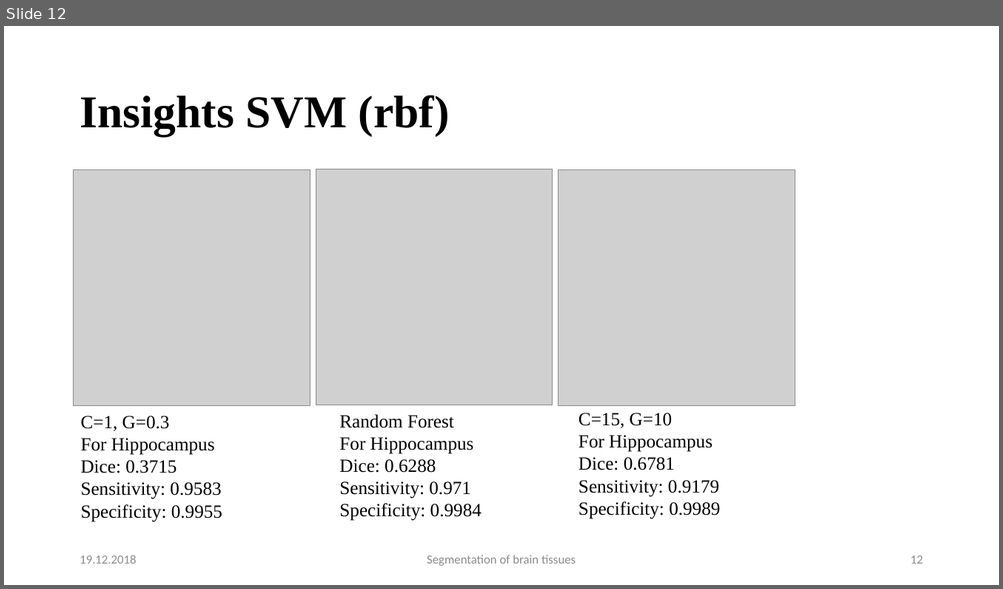
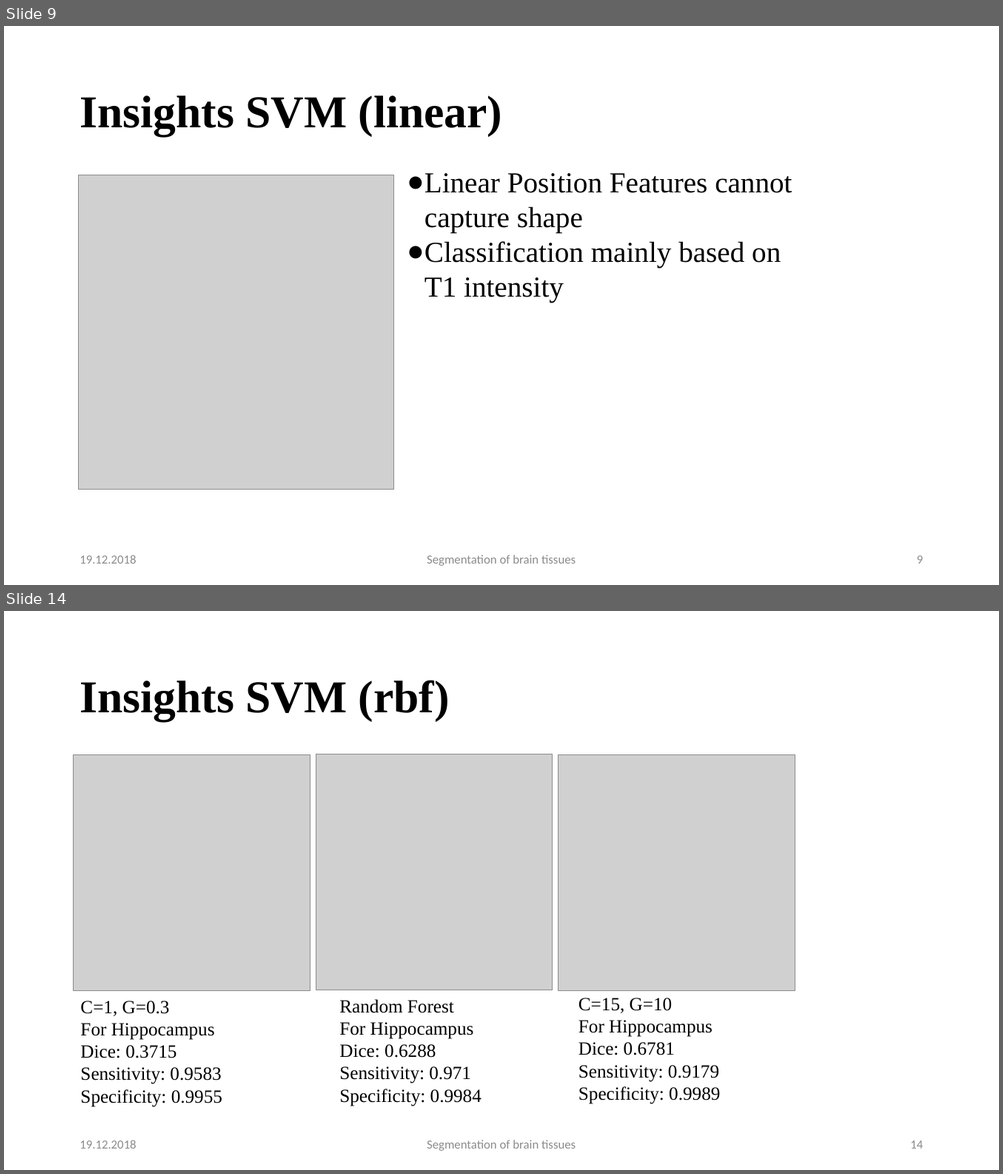
Before and after one commit to mhayoz/MIALab, a slide deck: Final Mialab.pptx. Shown one above the other, each under a label of ours: slide 12 before the commit, slides 9 and 14 after it; the slides between them are not shown. The pictures are 1003x589 and 1003x1174 pixels, drawn with LibreOffice and Linux fonts; fonts in the diff are those of the drawing; grey boxes stand for pictures; background and template pictures are left out. Boxes give left, top, right and bottom in pixels: in the first picture for what was removed or moved away, otherwise in the second. Text is boxed around its words. In the diff, an @@ line names an element or a change of style, - is before the commit and + after.

```diff
--- a/Final Mialab.pptx
+++ b/Final Mialab.pptx
@@ slide 9 added at <box>4,26,999,585</box>, background #FFFFFF @@
@@ text added at <box>79,96,503,136</box>, 44 pt, text #000000, bold @@
+Insights SVM (linear)
@@ picture added at <box>79,175,393,490</box> @@
@@ text added at <box>424,173,791,303</box>, 28 pt, text #000000 @@
+● Linear Position Features cannot capture shape
+● Classification mainly based on T1 intensity
@@ text added at <box>79,555,136,564</box>, 12 pt, text #8B8B8B @@
+19.12.2018
@@ text added at <box>427,555,575,566</box>, 12 pt, text #8B8B8B @@
+Segmentation of brain tissues
@@ page number added at <box>916,556,922,564</box>, 12 pt, text #8B8B8B @@
+9
@@ what was slide 12 is now slide 14 @@
@@ page number at <box>910,1141,922,1149</box>: text changed @@
-12
+14
```
Also in this commit, not shown: 2 slides changed, 1 other slide added, 1 other file.
